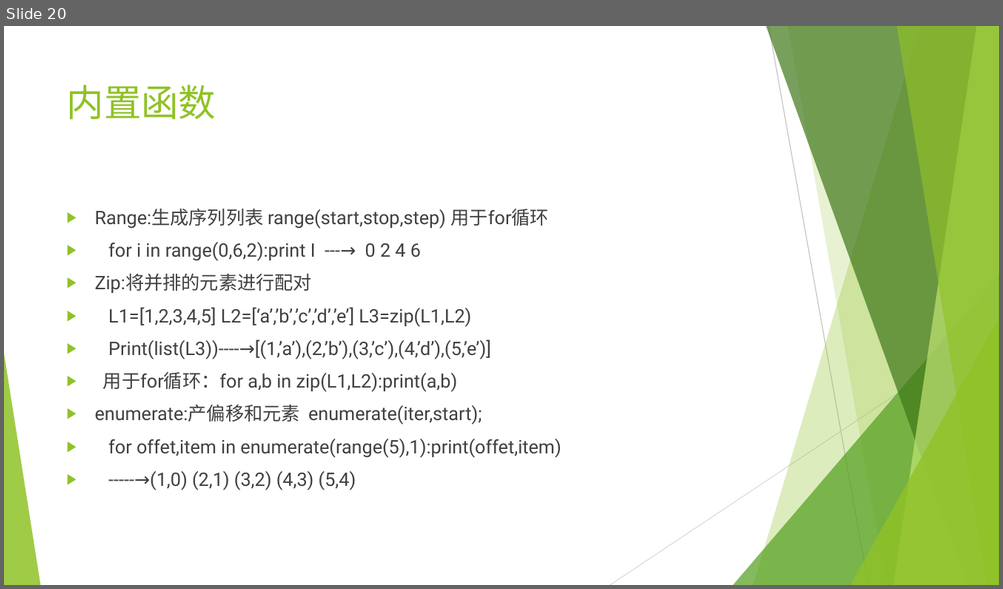
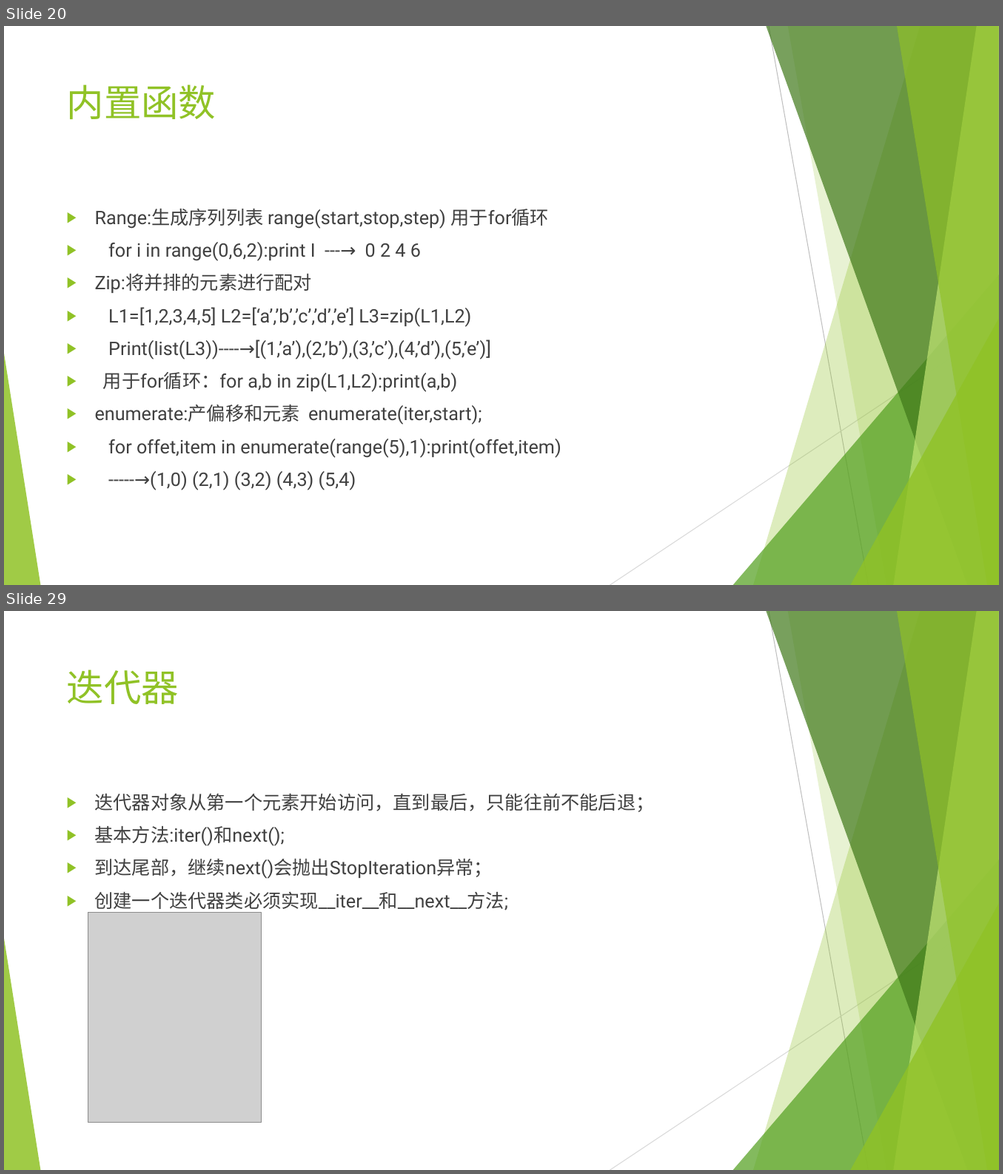
Before and after one commit to mrzhangs1015916/LearnPython, a slide deck: python.pptx. Shown one above the other, each under a label of ours: slide 20 before the commit, slides 20 and 29 after it; the slides between them are not shown. The pictures are 1003x589 and 1003x1174 pixels, drawn with LibreOffice and Linux fonts; fonts in the diff are those of the drawing; grey boxes stand for pictures. Boxes give left, top, right and bottom in pixels: in the first picture for what was removed or moved away, otherwise in the second. Text is boxed around its words. In the diff, an @@ line names an element or a change of style, - is before the commit and + after.

```diff
--- a/python.pptx
+++ b/python.pptx
@@ slide 29 added at (x1=4, y1=611, x2=999, y2=1170), background #FFFFFF; not listed: 10 template elements that a slide beside it also shows @@
@@ title added at (x1=67, y1=669, x2=179, y2=704), 36 pt, text #90C226 @@
+迭代器
@@ text added at (x1=95, y1=794, x2=654, y2=911), 18 pt, text #404040 @@
+▶ 迭代器对象从第一个元素开始访问，直到最后，只能往前不能后退；
+▶ 基本方法:iter()和next();
+▶ 到达尾部，继续next()会抛出StopIteration异常；
+▶ 创建一个迭代器类必须实现__iter__和__next__方法;
@@ picture added at (x1=88, y1=913, x2=261, y2=1123) @@
```
Also in this commit, not shown: 12 other slides added, 1 other file.
